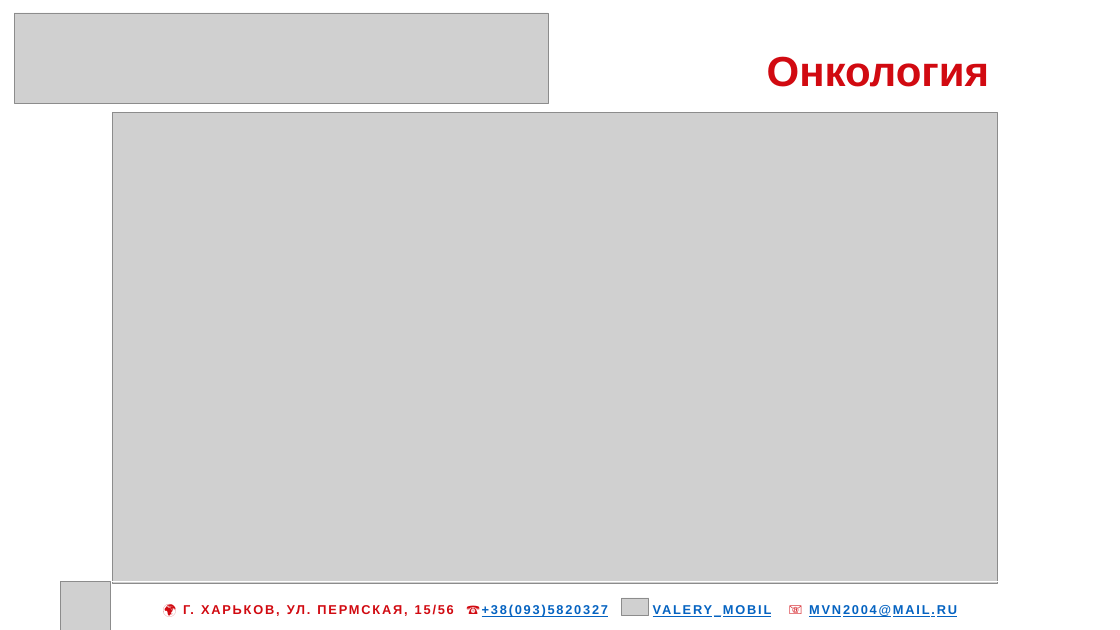
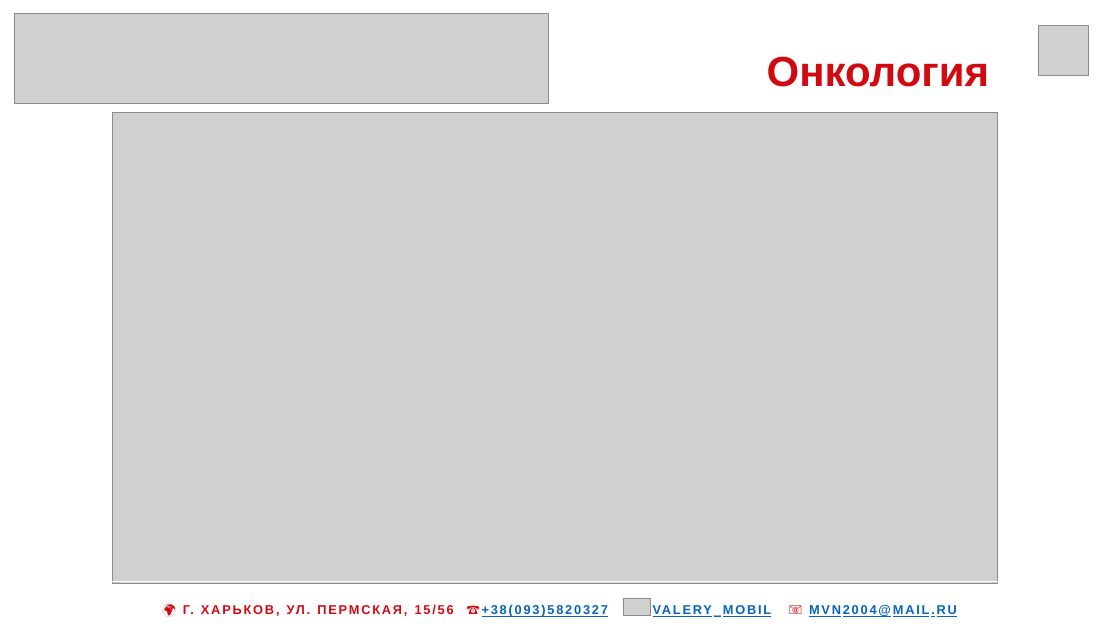
Before and after one commit to mvn2004/idp, a slide deck: slide 6 of files/Development1CMedstar.pptx. Drawn at 1120x630 pixels with LibreOffice and Linux fonts; fonts in the diff are those of the drawing; grey boxes stand for pictures. Boxes give left, top, right and bottom in pixels: in the first picture for what was removed or moved away, otherwise in the second. Text is boxed around its words. In the diff, an @@ line names an element or a change of style, - is before the commit and + after.

```diff
--- a/files/Development1CMedstar.pptx
+++ b/files/Development1CMedstar.pptx
@@ picture: place and size @@
-picture at box(60, 581, 110, 630)
+picture at box(1038, 25, 1089, 76)
@@ table at box(0, 581, 1120, 630) @@
@@ list level 2 to 1 in "🌍 Г. ХАРЬКОВ, УЛ. ПЕРМСКАЯ, ..." @@
@@ table: place and size @@
-table at box(60, 581, 1018, 630)
+table at box(0, 581, 1120, 630)
```
Also in this commit, not shown: 7 other slides changed, 1 other file.
